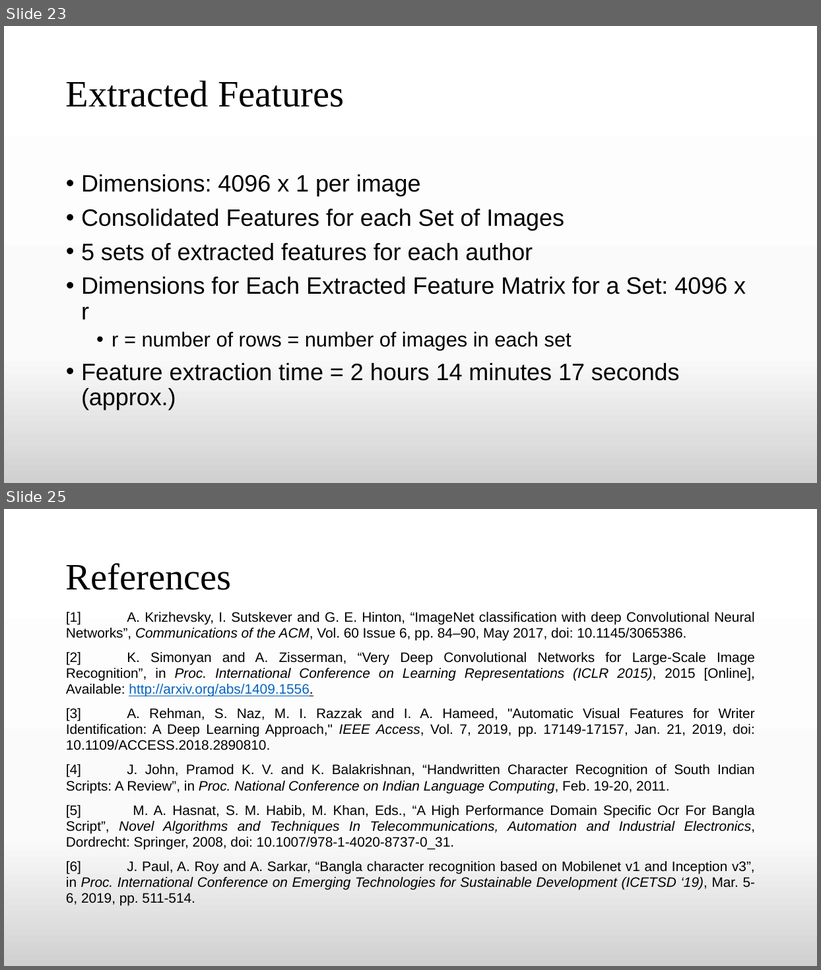
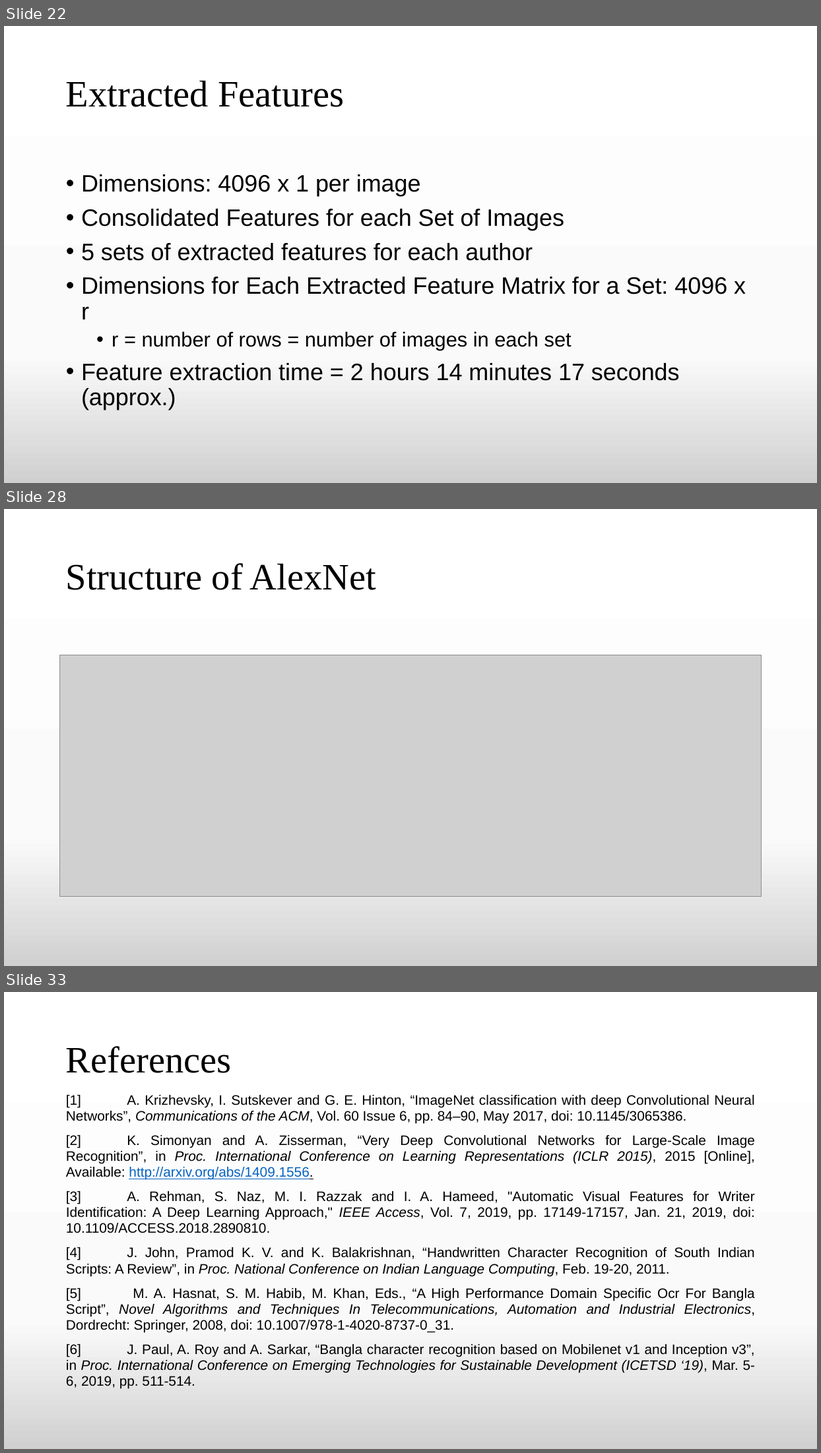
Before and after one commit to TheAnonymousMan/local-language-recognition-gcelt-class-2021, a slide deck: Documentation/4th Year Project Presentation.pptx. Shown one above the other, each under a label of ours: slides 23 and 25 before the commit, slides 22, 28 and 33 after it; the slides between them are not shown. The pictures are 821x970 and 821x1453 pixels, drawn with LibreOffice and Linux fonts; fonts in the diff are those of the drawing; grey boxes stand for pictures. Boxes give left, top, right and bottom in pixels: in the first picture for what was removed or moved away, otherwise in the second. Text is boxed around its words. In the diff, an @@ line names an element or a change of style, - is before the commit and + after.

```diff
--- a/Documentation/4th Year Project Presentation.pptx
+++ b/Documentation/4th Year Project Presentation.pptx
@@ slide 28 added at <box>4,509,817,966</box>, background gradient #FFFFFF to #FBFBFB to #D1D1D1 @@
@@ title added at <box>66,563,376,590</box>, 44 pt, text #000000 @@
+Structure of AlexNet
@@ picture added at <box>60,655,762,897</box> @@
@@ what was slide 23 is now slide 22 @@
@@ what was slide 25 is now slide 33 @@
```
Also in this commit, not shown: 5 slides changed, 8 other slides added, 3 other files.
